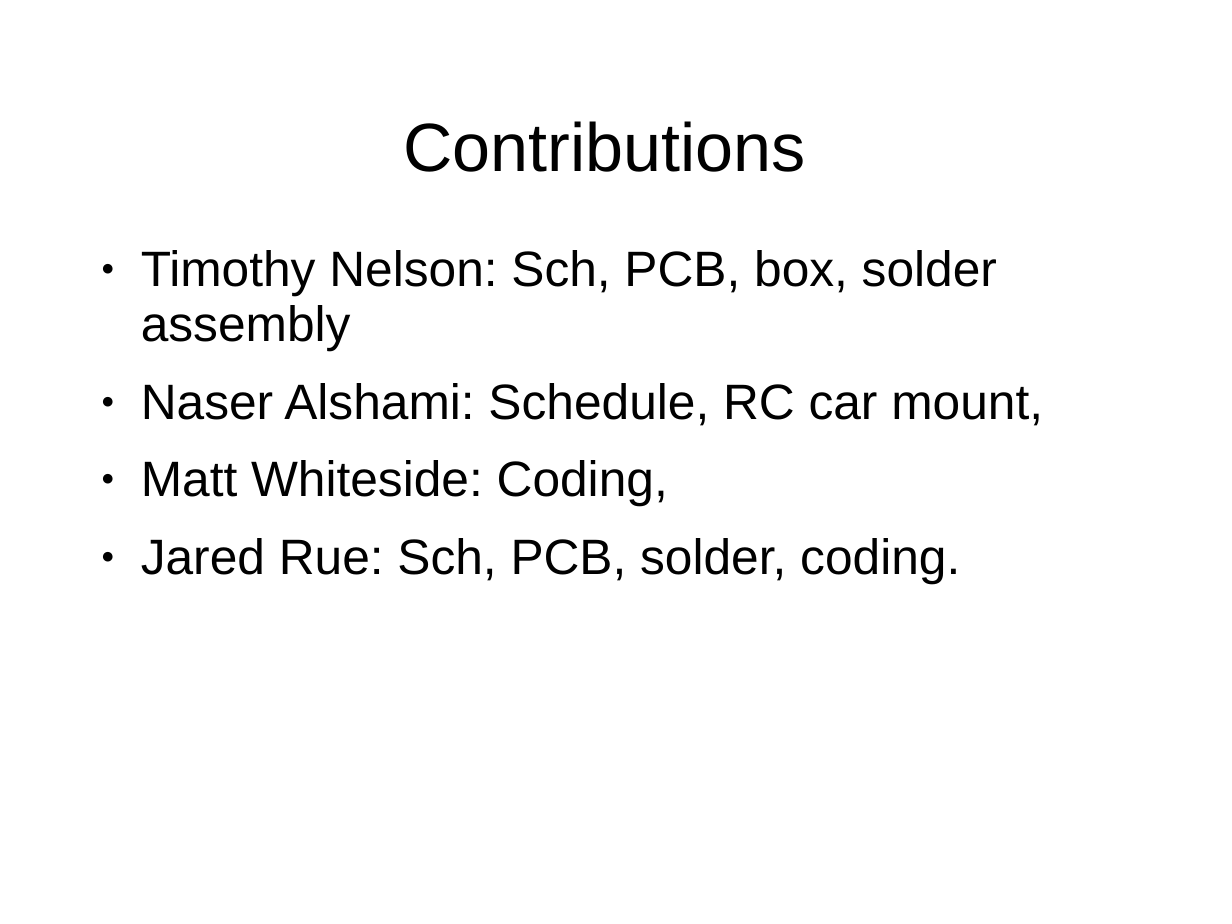
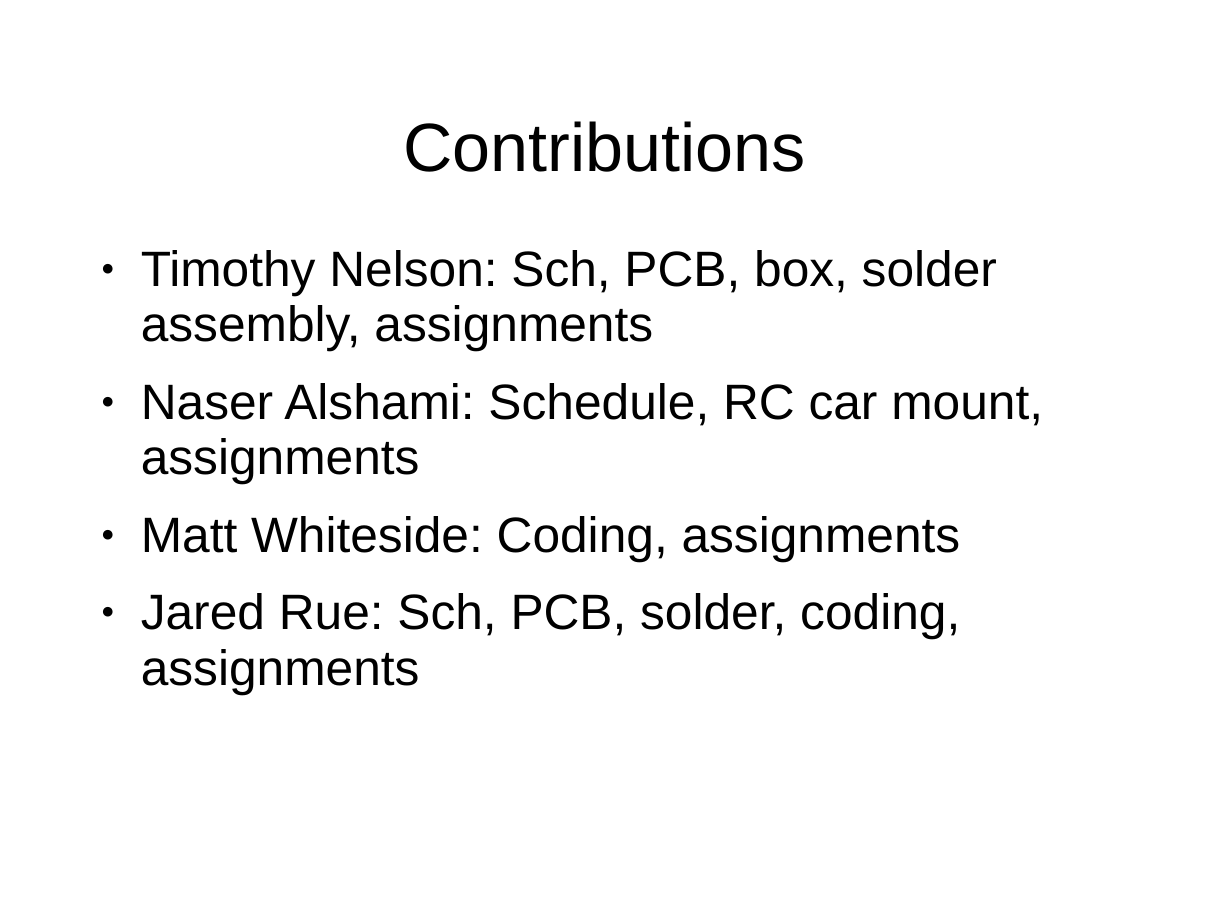
Before and after one commit to RC360Detector/RC360Detector, a slide deck: slide 21 of T08 - Presentation.ppt (slide 18 before the commit). Drawn at 1232x924 pixels with LibreOffice and Linux fonts; fonts in the diff are those of the drawing; background and template pictures are left out. Boxes give left, top, right and bottom in pixels: in the first picture for what was removed or moved away, otherwise in the second. Text is boxed around its words. In the diff, an @@ line names an element or a change of style, - is before the commit and + after.

```diff
--- a/T08 - Presentation.ppt
+++ b/T08 - Presentation.ppt
@@ text at [141,250,1043,694]: text changed @@
-● Timothy Nelson: Sch, PCB, box, solder assembly
-● Naser Alshami: Schedule, RC car mount,
-● Matt Whiteside: Coding,
-● Jared Rue: Sch, PCB, solder, coding.
+● Timothy Nelson: Sch, PCB, box, solder assembly, assignments
+● Naser Alshami: Schedule, RC car mount, assignments
+● Matt Whiteside: Coding, assignments
+● Jared Rue: Sch, PCB, solder, coding, assignments
```
Also in this commit, not shown: 8 other slides changed, 6 slides added, 3 slides removed.
